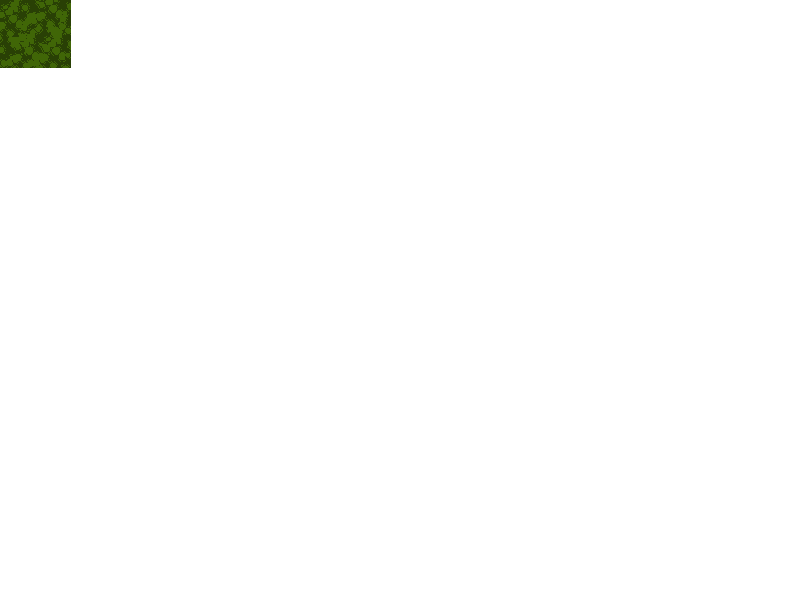
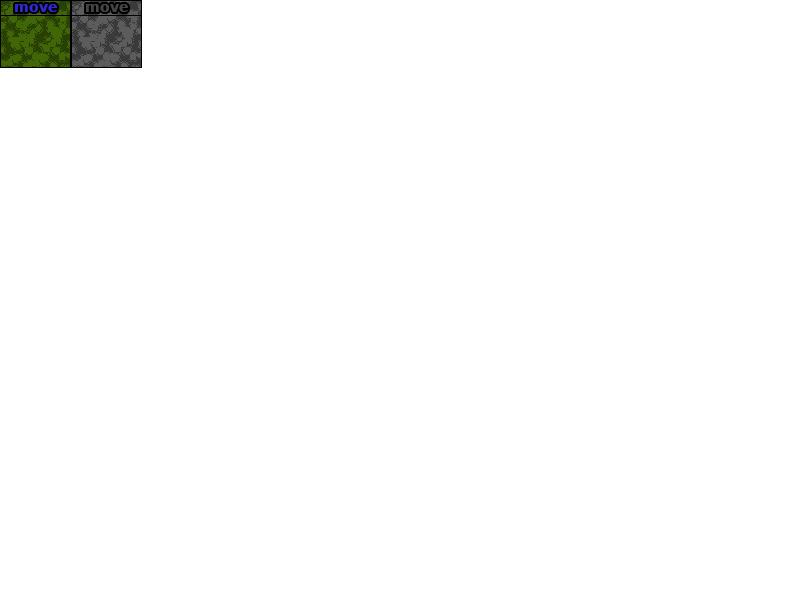
The second 800 × 600 image is a revision of the first. Changes to its layers:
added group "si_menu_dis" with 2 layers above "si_menu" over [71, 0, 142, 68]
added layer "move #1" in group "si_menu_dis" over [84, 2, 130, 14]
added layer "sim_background #1" in group "si_menu_dis" over [71, 0, 142, 68]
added layer "move" in group "si_menu" over [13, 2, 59, 14]
painted on "sim_background" over [0, 0, 71, 68]
painted on "Arrière-plan" over [32, 15, 70, 16]
